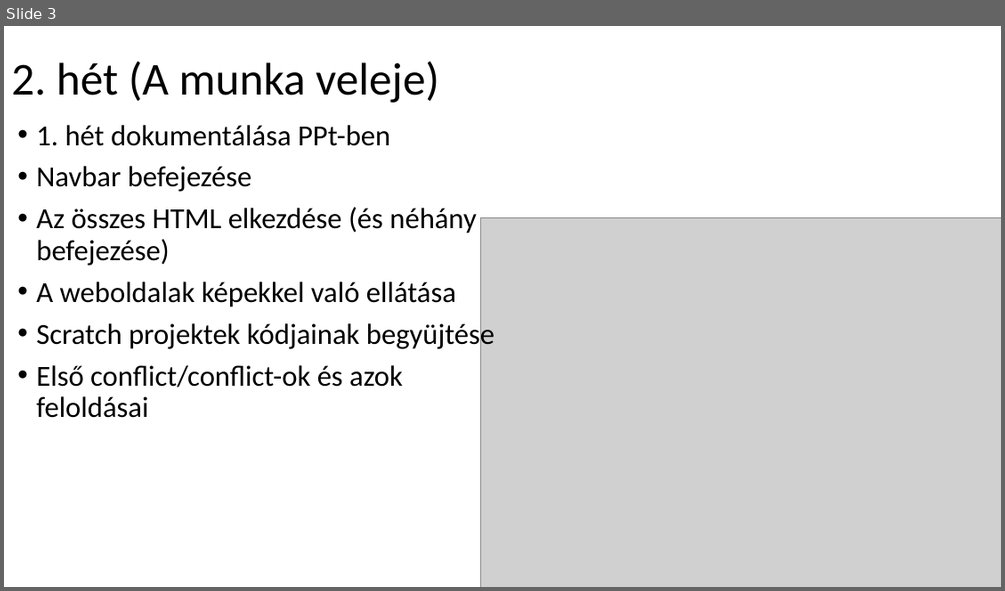
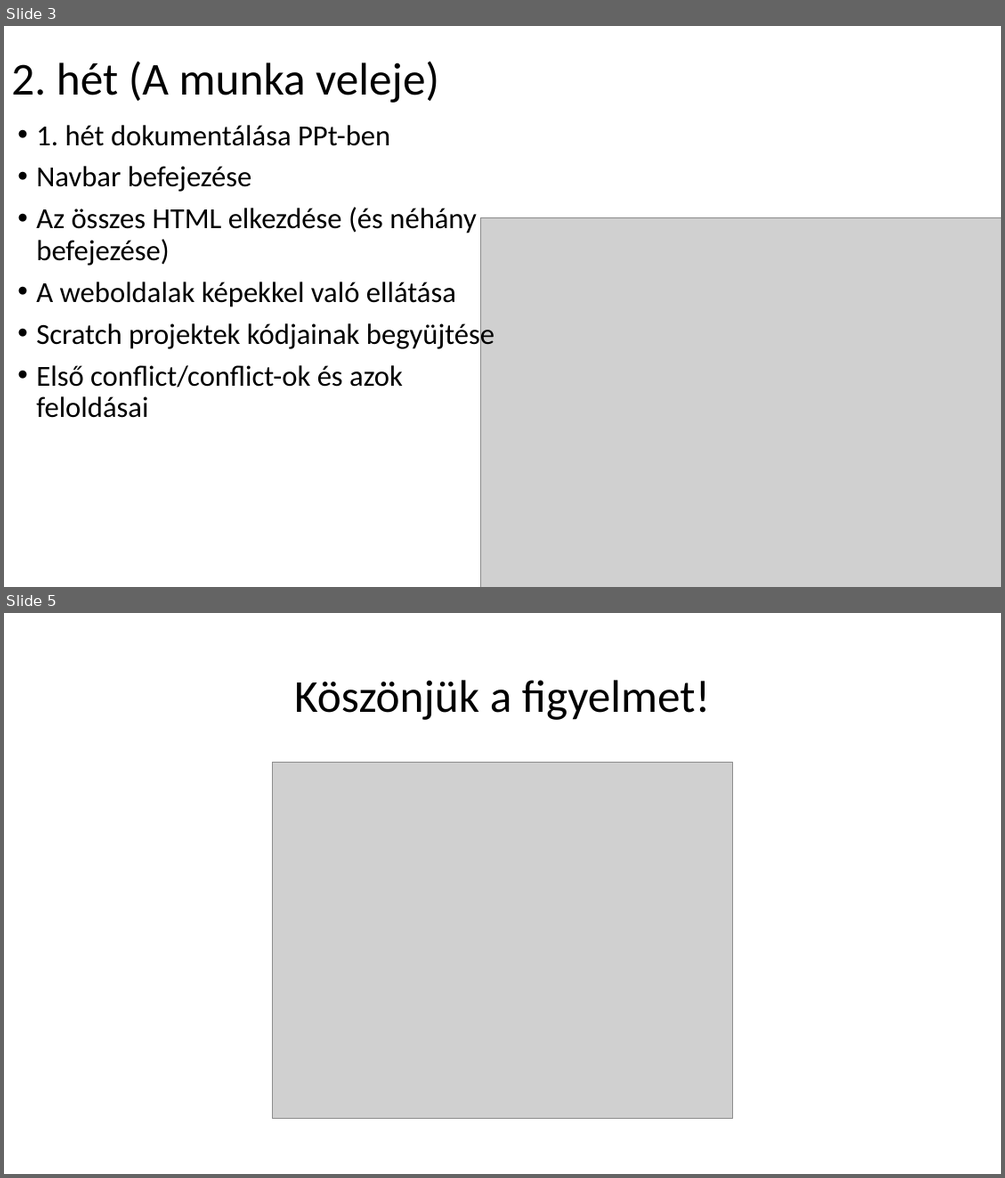
Before and after one commit to tothkatackik/Projektmunka-2023, a slide deck: Never Overtime.pptx. Shown one above the other, each under a label of ours: slide 3 before the commit, slides 3 and 5 after it; the slides between them are not shown. The pictures are 1005x591 and 1005x1178 pixels, drawn with LibreOffice and Linux fonts; fonts in the diff are those of the drawing; grey boxes stand for pictures. Boxes give left, top, right and bottom in pixels: in the first picture for what was removed or moved away, otherwise in the second. Text is boxed around its words. In the diff, an @@ line names an element or a change of style, - is before the commit and + after.

```diff
--- a/Never Overtime.pptx
+++ b/Never Overtime.pptx
@@ slide 5 added at (4,613,1001,1174), background #FFFFFF @@
@@ title added at (294,680,710,720), 44 pt, text #000000 @@
+Köszönjük a figyelmet!
@@ picture added at (273,763,733,1119) @@
```
Also in this commit, not shown: 1 slide changed.
